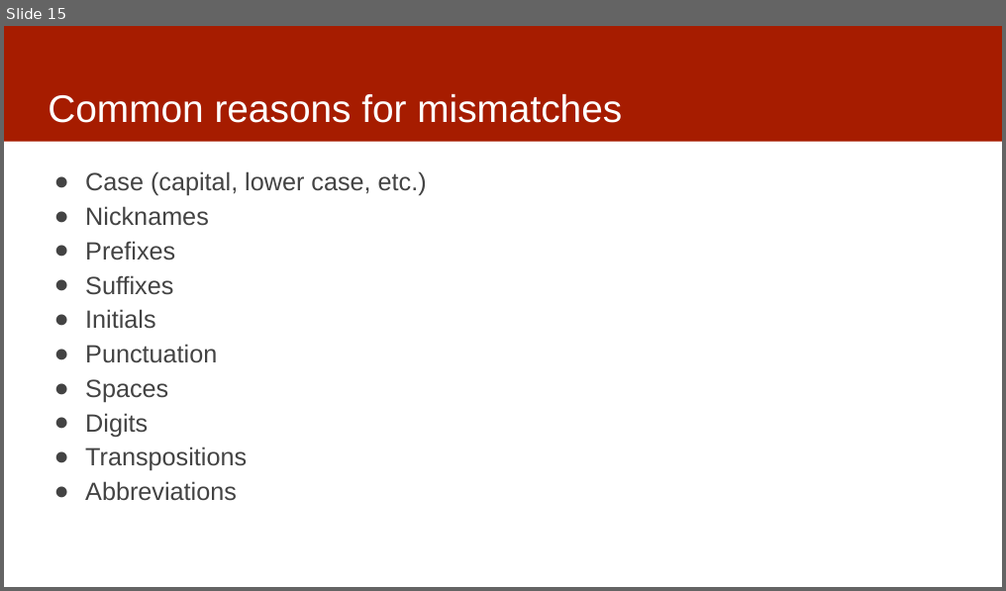
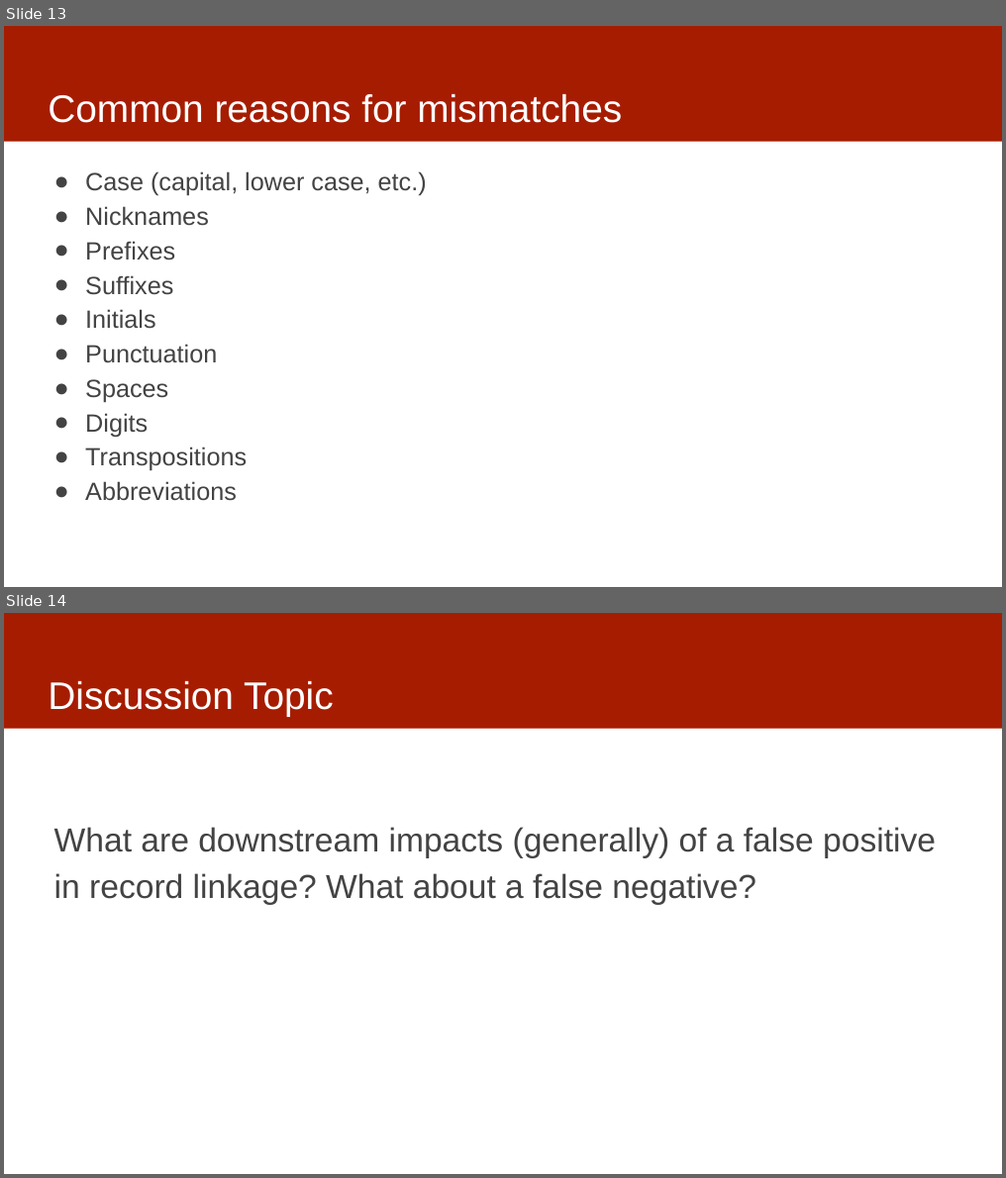
Before and after one commit to dssg/mlforpublicpolicylab, a slide deck: Lectures/04-data.pptx. Shown one above the other, each under a label of ours: slide 15 before the commit, slides 13 and 14 after it. The pictures are 1006x591 and 1006x1178 pixels, drawn with LibreOffice and Linux fonts; fonts in the diff are those of the drawing. Boxes give left, top, right and bottom in pixels: in the first picture for what was removed or moved away, otherwise in the second. Text is boxed around its words. In the diff, an @@ line names an element or a change of style, - is before the commit and + after.

```diff
--- a/Lectures/04-data.pptx
+++ b/Lectures/04-data.pptx
@@ slide 14 added at [4, 613, 1002, 1174], background #FFFFFF; not listed: 1 template element that a slide beside it also shows @@
@@ title added at [48, 681, 334, 717], 37 pt, text #FFFFFF @@
+Discussion Topic
@@ text added at [54, 827, 936, 905], 32 pt, text #434343 @@
+What are downstream impacts (generally) of a false positive in record linkage? What about a false negative?
@@ what was slide 15 is now slide 13 @@
```
Also in this commit, not shown: 1 other slide added, 1 slide removed, 1 other file.
